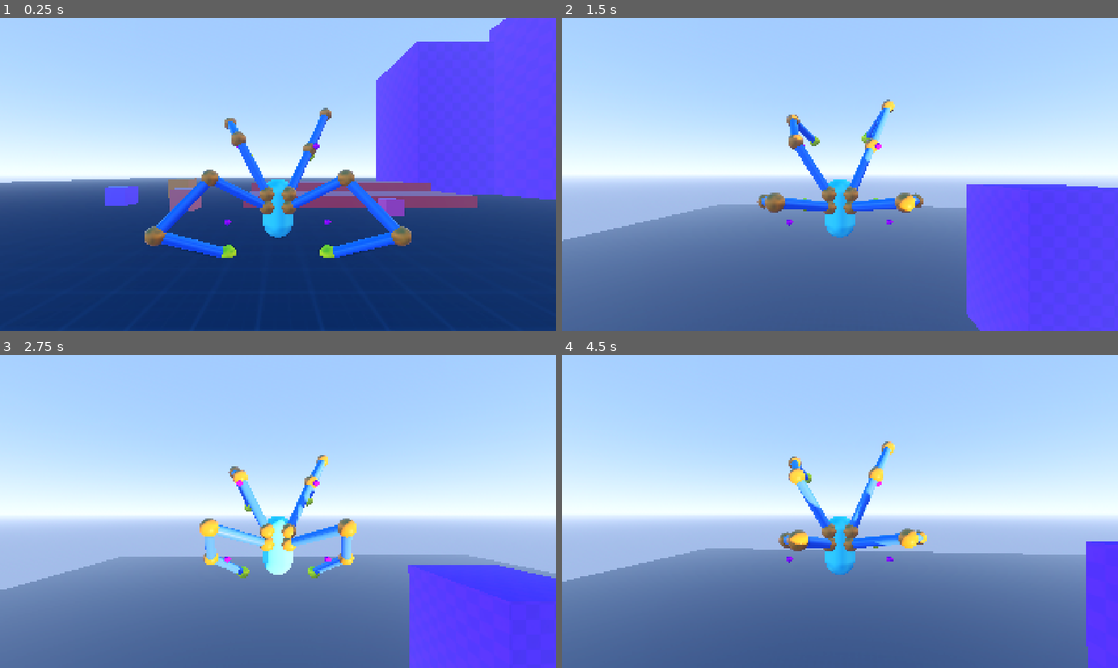
Above: before the commit, frames 1-4 (two rows, left to right).
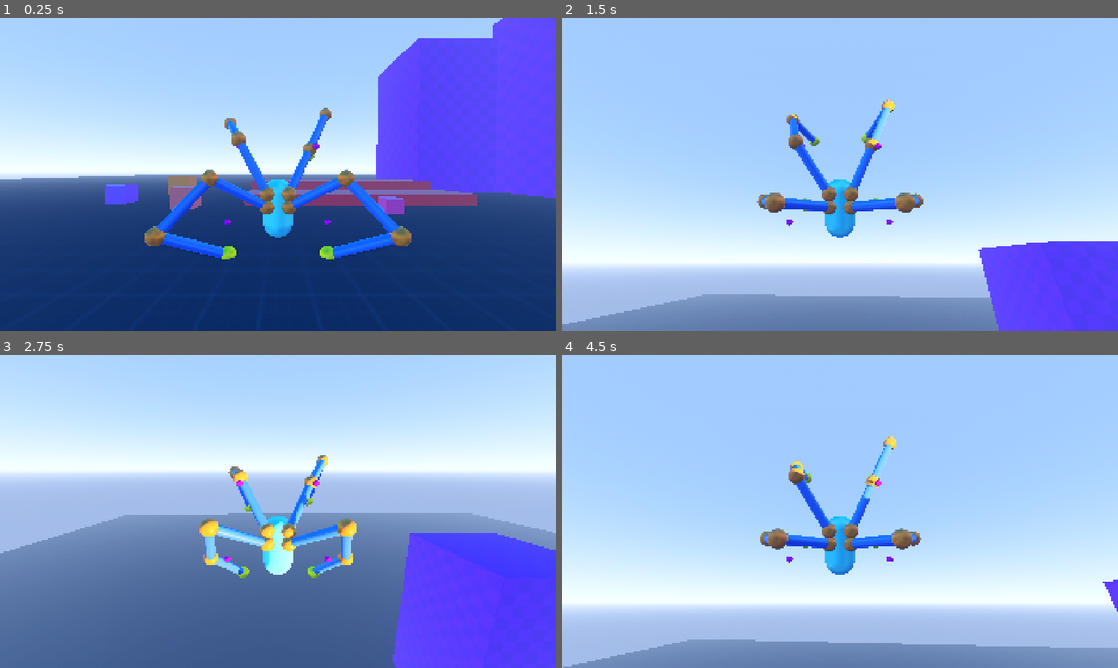
Above: after the commit, the same moments.

Repository: lliamsymonds04/doc-oc
Game: Godot game, scene res://main.tscn
Same seed, same stepped clock (60 frames per second), same inputs: the game is played once before the commit and once after it.
Inputs (mouse positions are in pixels of both pictures, inside the frame that each line leads up to):
- Up to frame 1 (0.25 s): no input
- Up to frame 2 (1.5 s): move the mouse to (867, 174) at 0.52 s; hold W (forward) from 0.53 s (still down); tap Space (jump) at 0.77 s; move the mouse to (812, 174) at 1.27 s
- Up to frame 3 (2.75 s): keep holding W (forward); tap Space (jump) at 1.52 s; move the mouse to (289, 505) at 2.02 s
- Up to frame 4 (4.5 s): keep holding W (forward); move the mouse to (834, 517) at 2.77 s; tap Space (jump) at 3.02, 3.77 s; move the mouse to (878, 514) at 3.52 s; move the mouse to (795, 508) at 4.27 s

The runs differ from the first frame. In frame 1, 2.4% of the frame differs, in the area x 0-100%, y 0-100%; in frame 2, 57%; in frame 3, 43%; in frame 4, 63%, in the area x 0-100%, y 26-100%.

Commit message:
feat: velocity rotation for air state on x axis

Diff:
--- a/systems/player/camera_controller.gd
+++ b/systems/player/camera_controller.gd
@@ -1,4 +1,5 @@
 extends SpringArm3D
+class_name CameraController
 
 @export var sensitivity: float = 0.02
 
--- a/systems/player/player.tscn
+++ b/systems/player/player.tscn
@@ -36,12 +36,11 @@
 transform = Transform3D(1, 0, 0, 0, 1, 0, 0, 0, 1, 0, 0.99949986, 0)
 shape = SubResource("CapsuleShape3D_m2c1y")
 
-[node name="ArmRight" type="Node3D" parent="Hitbox" unique_id=714455465 node_paths=PackedStringArray("vertical_mount", "horizontal_mount", "idle_target")]
+[node name="ArmRight" type="Node3D" parent="Hitbox" unique_id=714455465 node_paths=PackedStringArray("vertical_mount", "horizontal_mount")]
 transform = Transform3D(1, 0, 0, 0, 1, 0, 0, 0, 1, 0.353, 0.1, 0.377)
 script = ExtResource("2_fqfg4")
 vertical_mount = NodePath("../ArmTopRight")
 horizontal_mount = NodePath("../ArmLeft")
-idle_target = NodePath("IdleTarget")
 metadata/_custom_type_script = "uid://bba0h6wxddaoe"
 
 [node name="GroundProbe" type="Marker3D" parent="Hitbox/ArmRight" unique_id=550686394]
@@ -60,12 +59,11 @@
 material_override = SubResource("StandardMaterial3D_pftr6")
 mesh = SubResource("SphereMesh_m2c1y")
 
-[node name="ArmLeft" type="Node3D" parent="Hitbox" unique_id=241021393 node_paths=PackedStringArray("vertical_mount", "horizontal_mount", "idle_target")]
+[node name="ArmLeft" type="Node3D" parent="Hitbox" unique_id=241021393 node_paths=PackedStringArray("vertical_mount", "horizontal_mount")]
 transform = Transform3D(1, 0, 0, 0, 1, 0, 0, 0, 1, -0.353, 0.1, 0.377)
 script = ExtResource("2_fqfg4")
 vertical_mount = NodePath("../ArmTopLeft")
 horizontal_mount = NodePath("../ArmRight")
-idle_target = NodePath("IdleTarget")
 metadata/_custom_type_script = "uid://bba0h6wxddaoe"
 
 [node name="GroundProbe" type="Marker3D" parent="Hitbox/ArmLeft" unique_id=1044979529]
@@ -84,12 +82,11 @@
 material_override = SubResource("StandardMaterial3D_pftr6")
 mesh = SubResource("SphereMesh_m2c1y")
 
-[node name="ArmTopRight" type="Node3D" parent="Hitbox" unique_id=2058179573 node_paths=PackedStringArray("vertical_mount", "horizontal_mount", "idle_target")]
+[node name="ArmTopRight" type="Node3D" parent="Hitbox" unique_id=2058179573 node_paths=PackedStringArray("vertical_mount", "horizontal_mount")]
 transform = Transform3D(1, 0, 0, 0, 1, 0, 0, 0, 1, 0.353, 0.506, 0.377)
 script = ExtResource("2_fqfg4")
 vertical_mount = NodePath("../ArmRight")
 horizontal_mount = NodePath("../ArmTopLeft")
-idle_target = NodePath("IdleTarget")
 idle_sway_x = 0.2
 idle_sway_y = 0.1
 sway_phase = 3.14159265358979
@@ -111,12 +108,11 @@
 material_override = SubResource("StandardMaterial3D_pftr6")
 mesh = SubResource("SphereMesh_m2c1y")
 
-[node name="ArmTopLeft" type="Node3D" parent="Hitbox" unique_id=1899558695 node_paths=PackedStringArray("vertical_mount", "horizontal_mount", "idle_target")]
+[node name="ArmTopLeft" type="Node3D" parent="Hitbox" unique_id=1899558695 node_paths=PackedStringArray("vertical_mount", "horizontal_mount")]
 transform = Transform3D(1, 0, 0, 0, 1, 0, 0, 0, 1, -0.353, 0.5156874, 0.377)
 script = ExtResource("2_fqfg4")
 vertical_mount = NodePath("../ArmLeft")
 horizontal_mount = NodePath("../ArmTopRight")
-idle_target = NodePath("IdleTarget")
 idle_sway_x = 0.2
 idle_sway_y = 0.1
 metadata/_custom_type_script = "uid://bba0h6wxddaoe"
@@ -142,10 +138,10 @@
 material_override = SubResource("StandardMaterial3D_ktl23")
 mesh = SubResource("CapsuleMesh_m2c1y")
 
-[node name="SpringArm3D" type="SpringArm3D" parent="." unique_id=889996896]
+[node name="CameraController" type="SpringArm3D" parent="." unique_id=889996896]
 transform = Transform3D(1, 0, 0, 0, 1, 0, 0, 0, 1, 0, 2.1461957, 0)
 spring_length = 7.0
 script = ExtResource("1_2anqx")
 sensitivity = 0.04
 
-[node name="Camera3D" type="Camera3D" parent="SpringArm3D" unique_id=1441241849]
+[node name="Camera3D" type="Camera3D" parent="CameraController" unique_id=1441241849]
--- a/systems/player/player_controller.gd
+++ b/systems/player/player_controller.gd
@@ -26,9 +26,9 @@
 @export var mount_velocity_impulse: float = 5.0
 @export var wall_offset_correction_rate: float = 10.0
 
-@onready var spring_arm: SpringArm3D = $SpringArm3D
 @onready var arms: Array[BasicArm] = []
 @onready var Bean: Node3D = $Bean
+@onready var camera_controller: CameraController = $CameraController
 
 enum StateID { GROUNDED, WALL_CLIMB, AIR }
 var wall_climb_debounce: float = 0.0
--- a/systems/player/states/air_state.gd
+++ b/systems/player/states/air_state.gd
@@ -23,8 +23,14 @@
 
 	p.velocity += p.get_gravity() * dt
 
-	p.rotation.y = p.spring_arm.global_rotation.y
-	p.spring_arm.rotation.y = 0.0
+	var velocityRotation := p.velocity.y/40
+
+	p.rotation.y = p.camera_controller.global_rotation.y
+	p.camera_controller.rotation.y = 0
+
+	var current_rot_x := p.camera_controller.rotation.x
+	var new_rot_x = lerp(current_rot_x, velocityRotation, dt * 60.0)
+	p.rotation.x = new_rot_x
 
 	var mount_hit_positions: Dictionary
 
@@ -40,6 +46,7 @@
 	for mount in p.all_mounts():
 		mount.arm.target = mount.compute_idle_target() + hand_velocity_offset
 
+
 	if probe_hits >= 1 and p.velocity.y <= 0.0:
 		for mount in p.leg_mounts:
 			if mount_hit_positions.has(mount):
--- a/systems/player/states/grounded_state.gd
+++ b/systems/player/states/grounded_state.gd
@@ -25,8 +25,8 @@
 func physics_update(dt: float) -> void:
 	var p := player
 
-	p.rotation.y = p.spring_arm.global_rotation.y
-	p.spring_arm.rotation.y = 0.0
+	p.rotation.y = p.camera_controller.global_rotation.y
+	p.camera_controller.rotation.y = 0
 
 	if not p.is_on_floor():
 		p.velocity += p.get_gravity() * dt
@@ -123,7 +123,7 @@
 	var p := player
 
 	#calculate camera pitch
-	var camera_pitch = p.spring_arm.rotation_degrees.x
+	var camera_pitch = p.camera_controller.rotation_degrees.x
 	var effective_pitch = camera_pitch - p.neutral_pitch
 	if abs(effective_pitch) > p.min_height_change_look_threshold:
 		var goal_y_offset = p.max_y_offset if effective_pitch > 0 else p.min_y_offset
